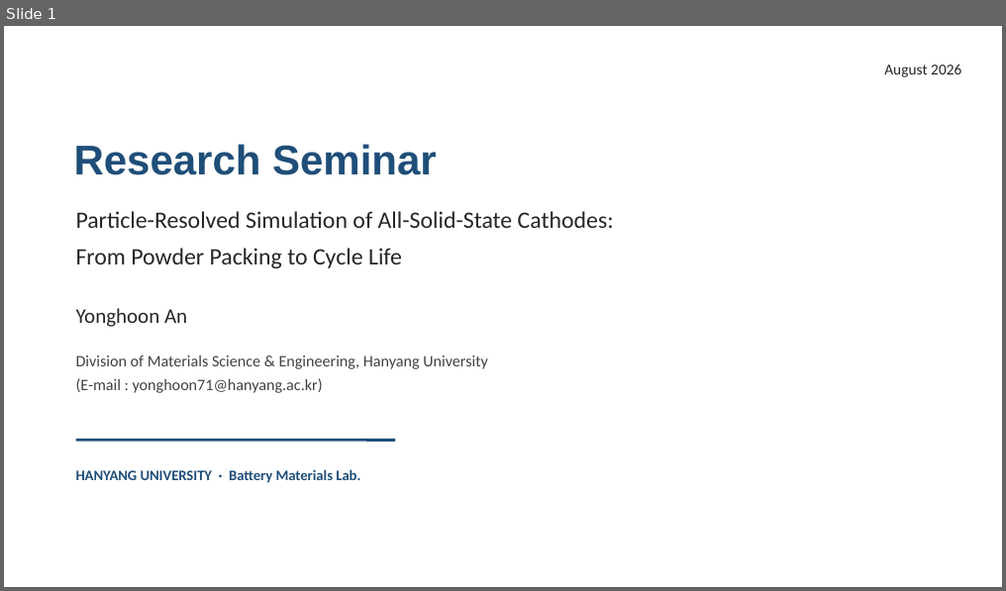
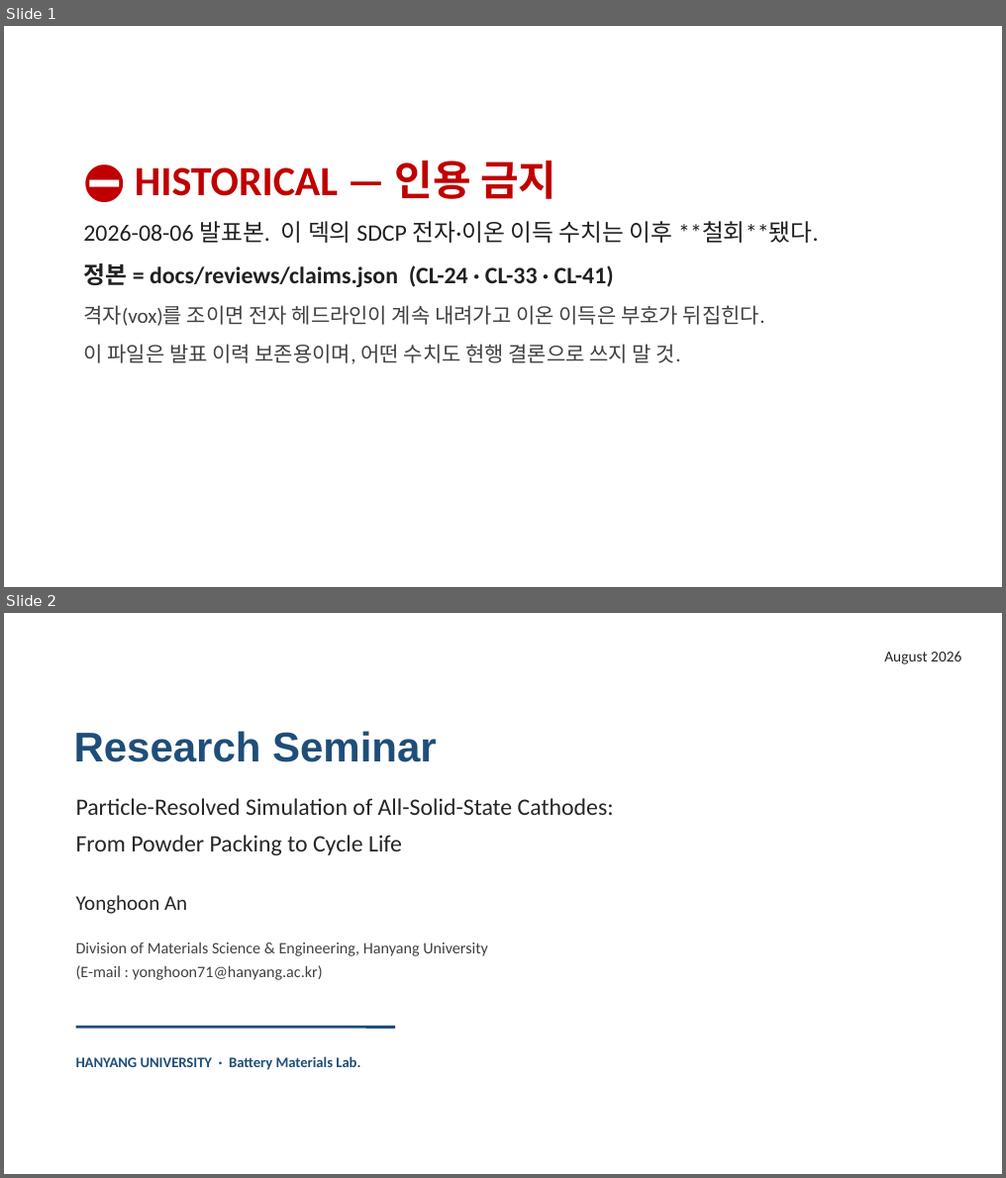
Before and after one commit to yonghoon7153-source/Yonghoon-DEM-DFT, a slide deck: docs/seminar/seminar_20260806.pptx. Shown one above the other, each under a label of ours: slide 1 before the commit, slides 1 and 2 after it. The pictures are 1006x591 and 1006x1178 pixels, drawn with LibreOffice and Linux fonts; fonts in the diff are those of the drawing. Boxes give left, top, right and bottom in pixels: in the first picture for what was removed or moved away, otherwise in the second. Text is boxed around its words. In the diff, an @@ line names an element or a change of style, - is before the commit and + after.

```diff
--- a/docs/seminar/seminar_20260806.pptx
+++ b/docs/seminar/seminar_20260806.pptx
@@ slide 1 added at bbox=[4, 26, 1002, 587], background #FFFFFF @@
@@ text added at bbox=[83, 161, 818, 365], 17 pt, text #202020 @@
+⛔ HISTORICAL — 인용 금지
+2026-08-06 발표본. 이 덱의 SDCP 전자·이온 이득 수치는 이후 **철회**됐다.
+정본 = docs/reviews/claims.json (CL-24 · CL-33 · CL-41)
+격자(vox)를 조이면 전자 헤드라인이 계속 내려가고 이온 이득은 부호가 뒤집힌다.
+이 파일은 발표 이력 보존용이며, 어떤 수치도 현행 결론으로 쓰지 말 것.
@@ what was slide 1 is now slide 2 @@
```
Also in this commit, not shown: 5 slides changed, 3 other files.
